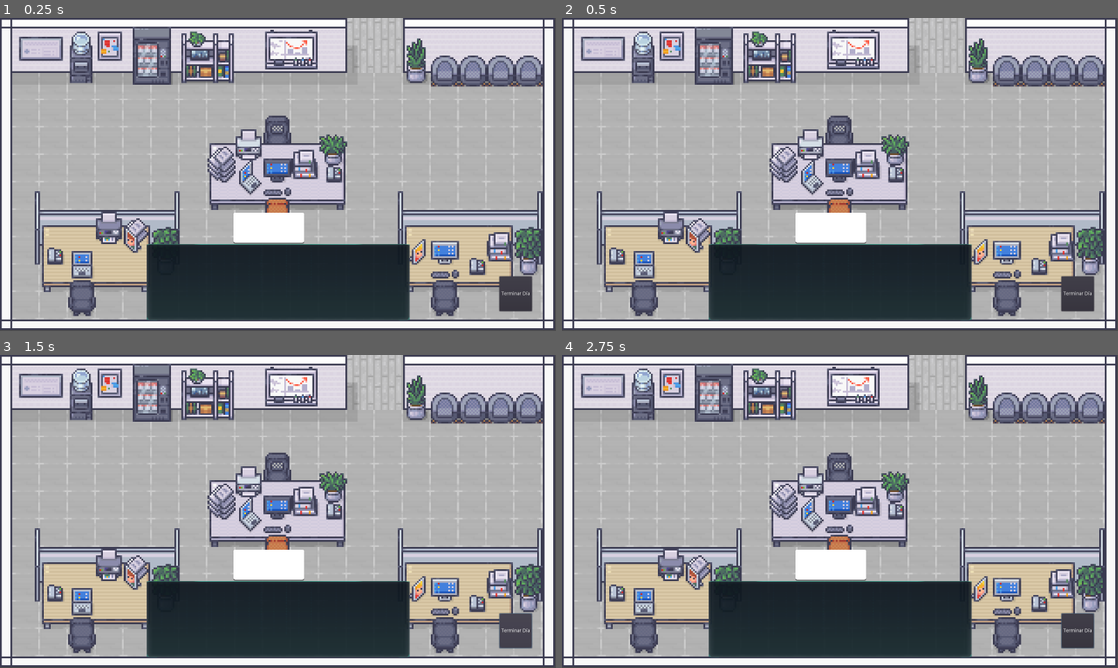
Above: before the commit, frames 1-4 (two rows, left to right).
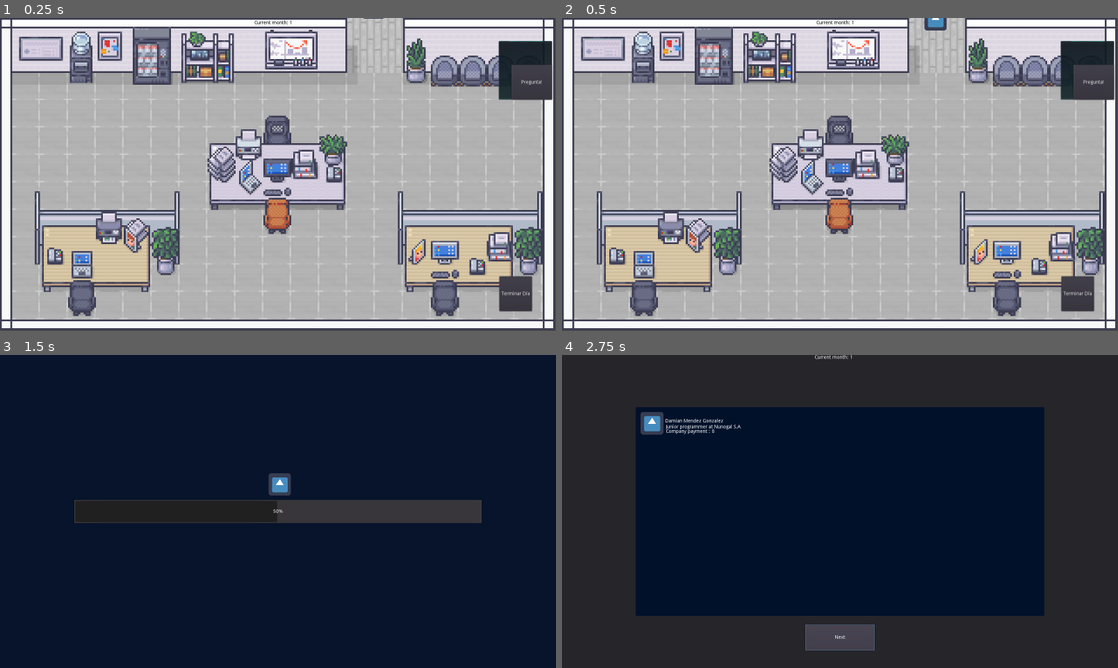
Above: after the commit, the same moments.

Repository: Clovisindo/CV-Please
Game: Godot game, scene res://scenes/main/main.tscn
Same seed, same stepped clock (60 frames per second), same inputs: the game is played once before the commit and once after it. The engine's default icon, where the game draws it, is replaced by a stand-in: a white triangle on a blue panel in a dark square.
Inputs (mouse positions are in pixels of both pictures, inside the frame that each line leads up to):
- Up to frame 1 (0.25 s): no input
- Up to frame 2 (0.5 s): no input
- Up to frame 3 (1.5 s): click "Terminar Día" at 0.5 s; click (517, 630) at 1.25 s, where only the run before the commit has a clickable "Terminar Día"
- Up to frame 4 (2.75 s): click (840, 636) at 2 s, where only the run after the commit has a clickable "Next"

The runs differ from the first frame. In frame 1, 15% of the frame differs, in the area x 26-100%, y 0-97%; in frame 2, 15%; in frame 3, 92%, in the area x 0-100%, y 0-100%; in frame 4, 91%.
Error before the commit: Parse Error: The signal "company_alert_message" already exists in this class (at line: 4). (res://scenes/main/game_manager.gd:16)
Error after the commit: Invalid get index 'full_name' (on base: 'Nil'). (res://scenes/game/items/resume/resume_manager.gd:34)

Commit message:
controles dialogbox mejorados
Desaparecen al pasar un tiempo
Se añade etiqueta con el nombre de quien habla
Cambio de color segun el interlocutor
Evitamos hacer clases heredadas añadiendo un enum para indicar en cada momento que interlocutor habla si el jugador o el candidato.

Diff:
--- a/scenes/game/ui/dialog_box/dialog_box.gd
+++ b/scenes/game/ui/dialog_box/dialog_box.gd
@@ -5,35 +5,51 @@
 
 
 onready var label = $MarginContainer/Label
+onready var label_name:Label = $CharacterNameLabel
 onready var timer = $LetterDisplayTimer
+onready var timer_release = $ReleaseTimer
 
 const MAX_WIDTH = 256
 
 var text = ""
 var letter_index = 0
+var typeDialogBox
+
+var player_name = "Clovis"
+var applicant_name = ""
+var next_message = ""
+
+
+var rect_size_x = 80
+var rect_size_y = 55
 
 var letter_time = 0.03
 var space_time = 0.06
 var punctuation_time = 0.2
 
-signal finished_displaying()
+signal finished_displaying
+
+
+func initialize(text_to_display) -> void:
+    self.visible = true
+    rect_size.x = rect_size_x
+    rect_size.y = rect_size_y
+    label.autowrap = false
+    text = text_to_display
+    label.text = text_to_display
+    # yield(self,"resized")
 
 
 func display_text(text_to_display:String):
-    text = text_to_display
-    label.text = text_to_display
+    initialize(text_to_display)
 
-    # yield(self,"finished")
     rect_min_size.x = min(rect_size.x, MAX_WIDTH)
 
     if rect_size.x > MAX_WIDTH:
         label.autowrap  = true
-        # yield(self,"finished")
-        # yield(self,"finished")
+        # yield(self,"resized")
+        # yield(self,"resized")
         rect_min_size.x = rect_scale.y
-
-    # rect_global_position.x = rect_scale.x /2
-    # rect_global_position.y = rect_scale.y  + 24
 
     label.text = ""
     _display_letter()
@@ -44,7 +60,9 @@
 
     letter_index += 1
     if letter_index >= text.length():
-        emit_signal("finished_displaying")# signal para gameManager cuando se acabe de escribir el texto
+        emit_signal("finished_displaying",applicant_name, next_message, EnumUtils.TypeDialogBox.APPLICANT)
+        timer_release.start()
+        # signal para gameManager cuando se acabe de escribir el texto
         letter_index = 0
         return
 
@@ -61,5 +79,20 @@
 func _on_LetterDisplayTimer_timeout() -> void:
 	_display_letter()
 
-func _show_current_message(message):
-    display_text(message)
+func _show_current_message(_applicant_name, current_message, _next_message, _typeDialogBox):
+    timer_release.stop()
+    typeDialogBox = _typeDialogBox
+    if typeDialogBox == EnumUtils.TypeDialogBox.PLAYER:
+        label_name.text = player_name
+        label_name.add_color_override("font_color", Color( 0, 0, 1, 1 ))
+        applicant_name = _applicant_name
+    else:
+        label_name.add_color_override("font_color", Color( 0, 1, 0, 1 ))
+        label_name.text = _applicant_name
+    applicant_name = _applicant_name
+    next_message = _next_message
+    display_text(current_message)
+
+
+func _on_ReleaseTimer_timeout() -> void:
+	self.visible = false
--- a/scenes/game/ui/dialog_box/dialog_box.tscn
+++ b/scenes/game/ui/dialog_box/dialog_box.tscn
@@ -5,36 +5,49 @@
 [ext_resource path="res://scenes/game/ui/dialog_box/dialog_box.gd" type="Script" id=3]
 
 [node name="DialogBox" type="MarginContainer"]
-margin_right = 39.0
-margin_bottom = 32.0
+margin_right = 55.0
+margin_bottom = 42.0
 script = ExtResource( 3 )
 
 [node name="NinePatchRect" type="NinePatchRect" parent="."]
-margin_right = 39.0
-margin_bottom = 34.0
+margin_right = 55.0
+margin_bottom = 42.0
 texture = ExtResource( 1 )
 patch_margin_left = 16
 patch_margin_top = 16
 patch_margin_right = 16
 patch_margin_bottom = 16
 
+[node name="CharacterNameLabel" type="Label" parent="."]
+margin_right = 55.0
+margin_bottom = 18.0
+size_flags_vertical = 0
+custom_colors/font_color = Color( 0, 0, 0, 1 )
+custom_fonts/font = ExtResource( 2 )
+uppercase = true
+
 [node name="MarginContainer" type="MarginContainer" parent="."]
-margin_right = 39.0
-margin_bottom = 34.0
+margin_right = 55.0
+margin_bottom = 42.0
 custom_constants/margin_right = 8
-custom_constants/margin_top = 8
+custom_constants/margin_top = 16
 custom_constants/margin_left = 8
 custom_constants/margin_bottom = 8
 
 [node name="Label" type="Label" parent="MarginContainer"]
 margin_left = 8.0
-margin_top = 8.0
-margin_right = 31.0
-margin_bottom = 26.0
+margin_top = 16.0
+margin_right = 47.0
+margin_bottom = 34.0
 custom_colors/font_color = Color( 0, 0, 0, 1 )
 custom_fonts/font = ExtResource( 2 )
 
 [node name="LetterDisplayTimer" type="Timer" parent="."]
 one_shot = true
 
+[node name="ReleaseTimer" type="Timer" parent="."]
+wait_time = 5.0
+one_shot = true
+
 [connection signal="timeout" from="LetterDisplayTimer" to="." method="_on_LetterDisplayTimer_timeout"]
+[connection signal="timeout" from="ReleaseTimer" to="." method="_on_ReleaseTimer_timeout"]
--- a/scenes/main/game_manager.gd
+++ b/scenes/main/game_manager.gd
@@ -2,6 +2,8 @@
 class_name GameManager
 
 signal company_alert_message
+signal emit_message_to_player_dialog_box
+signal emit_message_to_applicant_dialog_box
 
 export(PackedScene) onready var applicant_scene
 export(PackedScene) onready var decision_applicant_scene
@@ -11,14 +13,15 @@
 var current_applicant_index = 0
 var company_computer_decision: ValidationCompanyComputer
 var current_interaction_dialog: InteractionDialog
-var main_dialog_box: DialogBox
-
-signal company_alert_message
-signal emit_message_to_dialog_box
+var player_dialog_box: DialogBox
+var applicant_dialog_box: DialogBox
+
+
 
 func _ready():
 	$MainScene/CurrentMonth.text = "Current month: " + String(Global.current_month)
-	main_dialog_box =  $MainScene/DialogBox
+	player_dialog_box =  $MainScene/PlayerDialogBox
+	applicant_dialog_box =  $MainScene/ApplicantDialogBox
 	_instantiate_panels()
 	_wire_events()
 	_load_next_applicant()
@@ -38,7 +41,9 @@
 		"end_computer_validation", self, "on_unload_company_validation"
 	)  #ocultar panel decision
 	self.connect("company_alert_message", $MainScene/CompanyAlertsPanel, "_show_panel_alert")
-	self.connect("emit_message_to_dialog_box",main_dialog_box,"_show_current_message")
+	self.connect("emit_message_to_player_dialog_box",player_dialog_box,"_show_current_message")
+	self.connect("emit_message_to_applicant_dialog_box",applicant_dialog_box,"_show_current_message")
+	player_dialog_box.connect("finished_displaying", self,"_on_player_dialog_finished")
 
 
 func _on_reference_used(reference):
@@ -90,6 +95,11 @@
 	$MainScene/CompanyComputer.unload_company_computer()
 
 
+func _on_player_dialog_finished(applicant_name, applicant_message, typeDialogBox):
+	if  typeDialogBox == EnumUtils.TypeDialogBox.APPLICANT:
+		emit_signal("emit_message_to_applicant_dialog_box", applicant_name, applicant_message, "", typeDialogBox)
+
+
 func _on_interaction_started(applicant):
 	open_panel_tween($MainScene/CVContainer)
 	$MainScene/CVContainer.add_child(applicant.get_cv())
@@ -112,7 +122,8 @@
 	current_interaction_dialog.add_interaction_line(
 		QuestionAnswer.new(skill.skill_question, skill.skill_answer)
 			, skill)
-	emit_signal("emit_message_to_dialog_box", skill.skill_answer)
+	emit_signal("emit_message_to_player_dialog_box",applicant_list[current_applicant_index].applicant_name,
+	 skill.skill_question, skill.skill_answer, EnumUtils.TypeDialogBox.PLAYER)
 
 
 func _on_job_requisite_selected(job_requisite: JobRequisite):
@@ -121,7 +132,8 @@
 	current_interaction_dialog.add_interaction_line(
 		QuestionAnswer.new(job_requisite.requisite_question, job_requisite.requisite_answer)
 			, job_requisite)
-	emit_signal("emit_message_to_dialog_box", job_requisite.requisite_question)
+	emit_signal("emit_message_to_player_dialog_box",applicant_list[current_applicant_index].applicant_name ,
+	 job_requisite.requisite_question, job_requisite.requisite_answer, EnumUtils.TypeDialogBox.PLAYER)
 
 
 func _apply_applicant_decision(evaluation_status: String):
--- a/scenes/main/main.tscn
+++ b/scenes/main/main.tscn
@@ -44,36 +44,44 @@
 margin_bottom = 900.0
 custom_styles/panel = SubResource( 2 )
 
-[node name="DialogBox" parent="MainScene" instance=ExtResource( 13 )]
-margin_left = 672.0
-margin_top = 560.0
-margin_right = 875.0
-margin_bottom = 649.0
+[node name="PlayerDialogBox" parent="MainScene" instance=ExtResource( 13 )]
+visible = false
+margin_left = 189.0
+margin_top = 636.0
+margin_right = 289.0
+margin_bottom = 691.0
+
+[node name="ApplicantDialogBox" parent="MainScene" instance=ExtResource( 13 )]
+visible = false
+margin_left = 908.0
+margin_top = 636.0
+margin_right = 998.0
+margin_bottom = 686.0
 
 [node name="InteractionDialogContainer" type="PanelContainer" parent="MainScene"]
 anchor_left = 0.5
 anchor_top = 0.5
 anchor_right = 0.5
 anchor_bottom = 0.5
-margin_left = -378.45
-margin_top = 200.0
-margin_right = 378.549
-margin_bottom = 419.0
+margin_left = 635.0
+margin_top = -384.0
+margin_right = 789.0
+margin_bottom = -215.0
 theme = ExtResource( 6 )
 
 [node name="CVContainer" type="PanelContainer" parent="MainScene"]
 visible = false
-margin_left = 80.0
-margin_top = 32.0
-margin_right = 580.0
-margin_bottom = 632.0
+margin_left = 189.0
+margin_top = 19.0
+margin_right = 689.0
+margin_bottom = 619.0
 theme = ExtResource( 6 )
 
 [node name="JobOfferContainer" type="PanelContainer" parent="MainScene"]
 visible = false
-margin_left = 851.0
+margin_left = 908.0
 margin_top = 19.0
-margin_right = 1351.0
+margin_right = 1408.0
 margin_bottom = 619.0
 theme = ExtResource( 6 )
 
--- a/src/enum.gd
+++ b/src/enum.gd
@@ -10,6 +10,8 @@
 
 enum TypePayments { RENT, FOOD, TRANSPORT, CLOTHES, MEDICINE, REPAIRS, PENALTY }
 
+enum TypeDialogBox { PLAYER, APPLICANT }
+
 enum TypeSpecialCondition {
 	CORRECT_APPLICANT,
 	TIME_CHECK,
